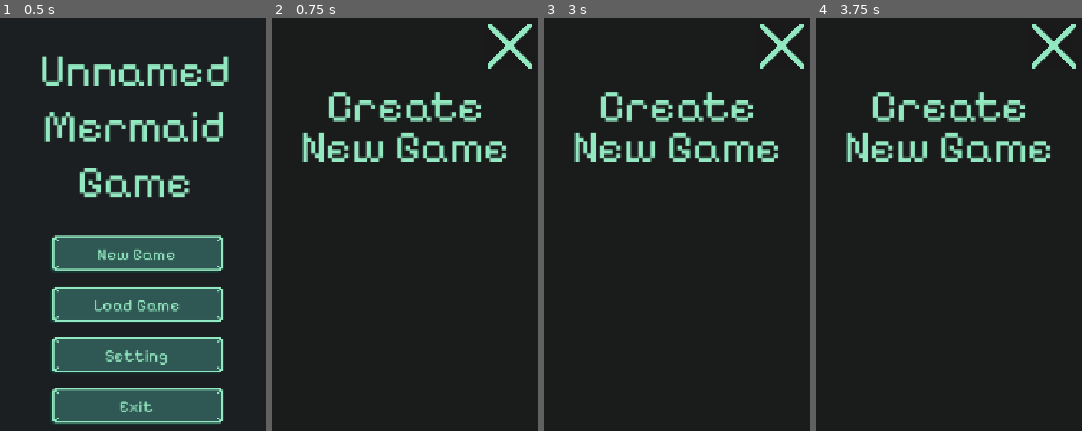
Above: before the commit, frames 1-4 (left to right).
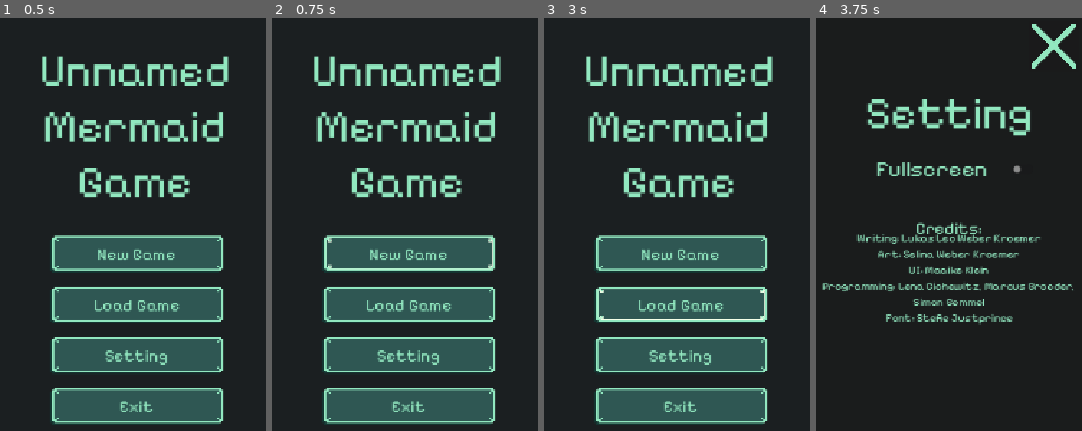
Above: after the commit, the same moments.

Repository: LenaCichewitz/GameJam
Game: Godot game, scene res://scenes/main_scene.tscn
Same seed, same stepped clock (60 frames per second), same inputs: the game is played once before the commit and once after it.
Inputs (mouse positions are in pixels of both pictures, inside the frame that each line leads up to):
- Up to frame 1 (0.5 s): no input
- Up to frame 2 (0.75 s): click "New Game" at 0.5 s
- Up to frame 3 (3 s): click (679, 253) at 1.25 s, where only the run after the commit has a clickable "New Game"; click (679, 253) at 2 s, where only the run after the commit has a clickable "New Game"; click (679, 307) at 2.75 s, where only the run after the commit has a clickable "Load Game"
- Up to frame 4 (3.75 s): click (951, 356) at 3.5 s, where only the run after the commit has a clickable "Setting"

Frame 1 is identical in both runs. In frame 2, 33% of the frame differs, in the area x 11-98%, y 1-99%; in frame 3, 33%; in frame 4, 10%.

Commit message:
Remove New Game Screen because it's redunden

Diff:
--- a/main_menu.gd
+++ b/main_menu.gd
@@ -10,7 +10,6 @@
 	main_buttons.visible = true
 	titel.visible = true
 	options.visible = false
-	new_game.visible = false
 
 
 # Called every frame. 'delta' is the elapsed time since the previous frame.
@@ -18,9 +17,7 @@
 	pass
 
 func _on_new_game_button_pressed() -> void:
-	main_buttons.visible = false
-	titel.visible = false
-	new_game.visible = true
+	pass
 
 func _on_start_pressed() -> void:
 	pass # Replace with function body.
--- a/main_menu.tscn
+++ b/main_menu.tscn
@@ -2,11 +2,9 @@
 
 [ext_resource type="Script" uid="uid://dy40qer85l50f" path="res://main_menu.gd" id="1_06t4h"]
 [ext_resource type="FontFile" uid="uid://crn665n4v4ku3" path="res://Fonts/Pixelify_Sans/PixelifySans-VariableFont_wght.ttf" id="2_7vrkn"]
-[ext_resource type="Texture2D" uid="uid://hm1ulo3creqw" path="res://graphics/button1.svg" id="3_0o4t1"]
 [ext_resource type="FontFile" uid="uid://cyu056i3h3g3i" path="res://Fonts/Pixelify_Sans/static/PixelifySans-Regular.ttf" id="3_fu7sn"]
 [ext_resource type="Texture2D" uid="uid://hm1ulo3creqw" path="res://graphics/button1.svg" id="3_nlkkf"]
 [ext_resource type="Texture2D" uid="uid://c1850uphsyx2x" path="res://graphics/button3.svg" id="4_0k4wn"]
-[ext_resource type="Texture2D" uid="uid://crd36k40u02n2" path="res://graphics/button2.svg" id="5_8qtwp"]
 [ext_resource type="Texture2D" uid="uid://crd36k40u02n2" path="res://graphics/button2.svg" id="5_j5v2v"]
 [ext_resource type="Texture2D" uid="uid://dvksxvbflrtju" path="res://graphics/icons/icon_close_button.svg" id="7_qe12f"]
 [ext_resource type="Script" uid="uid://dtx17jdt2aw4d" path="res://fullscreen_controll.gd" id="8_8qtwp"]
@@ -15,7 +13,7 @@
 bg_color = Color(0.105882354, 0.12156863, 0.12941177, 1)
 
 [sub_resource type="StyleBoxTexture" id="StyleBoxTexture_nlkkf"]
-texture = ExtResource("3_0o4t1")
+texture = ExtResource("3_nlkkf")
 
 [sub_resource type="StyleBoxTexture" id="StyleBoxTexture_qe12f"]
 texture = ExtResource("4_0k4wn")
@@ -27,7 +25,7 @@
 texture = ExtResource("3_nlkkf")
 
 [sub_resource type="StyleBoxTexture" id="StyleBoxTexture_0o4t1"]
-texture = ExtResource("5_8qtwp")
+texture = ExtResource("5_j5v2v")
 
 [sub_resource type="FontVariation" id="FontVariation_7vrkn"]
 base_font = ExtResource("3_fu7sn")
@@ -222,49 +220,9 @@
 Font: Stefie Justprince"
 horizontal_alignment = 1
 
-[node name="NewGame" type="Panel" parent="." unique_id=1838265562]
-visible = false
-layout_mode = 1
-anchors_preset = 9
-anchor_bottom = 1.0
-offset_right = 392.0
-grow_vertical = 2
-
-[node name="Label" type="Label" parent="NewGame" unique_id=1608696685]
-custom_minimum_size = Vector2(300, 20)
-custom_maximum_size = Vector2(370, 258)
-layout_mode = 1
-anchors_preset = 10
-anchor_right = 1.0
-offset_bottom = 230.0
-grow_horizontal = 2
-theme_override_colors/font_color = Color(0.57254905, 0.9098039, 0.7529412, 1)
-theme_override_constants/line_spacing = -18
-theme_override_fonts/font = ExtResource("2_7vrkn")
-theme_override_font_sizes/font_size = 64
-text = "Create New Game"
-horizontal_alignment = 1
-vertical_alignment = 2
-autowrap_mode = 3
-
-[node name="Exit New Game" type="Button" parent="NewGame" unique_id=324933462]
-layout_mode = 1
-anchors_preset = 1
-anchor_left = 1.0
-anchor_right = 1.0
-offset_left = -81.0
-offset_top = 10.0
-offset_right = -9.0
-offset_bottom = 82.0
-grow_horizontal = 0
-accessibility_name = "Close Options"
-icon = ExtResource("7_qe12f")
-vertical_icon_alignment = 2
-
 [connection signal="pressed" from="MainButtons/NewGame" to="." method="_on_new_game_button_pressed"]
 [connection signal="pressed" from="MainButtons/Load Button" to="." method="_on_start_pressed"]
 [connection signal="pressed" from="MainButtons/Setting" to="." method="_on_setting_pressed"]
 [connection signal="pressed" from="MainButtons/Exit" to="." method="_on_exit_pressed"]
 [connection signal="pressed" from="Options/Exit Option" to="." method="_on_exit_button_pressed"]
 [connection signal="toggled" from="Options/FullscreenControll" to="Options/FullscreenControll" method="_on_toggled"]
-[connection signal="pressed" from="NewGame/Exit New Game" to="." method="_on_exit_button_pressed"]
